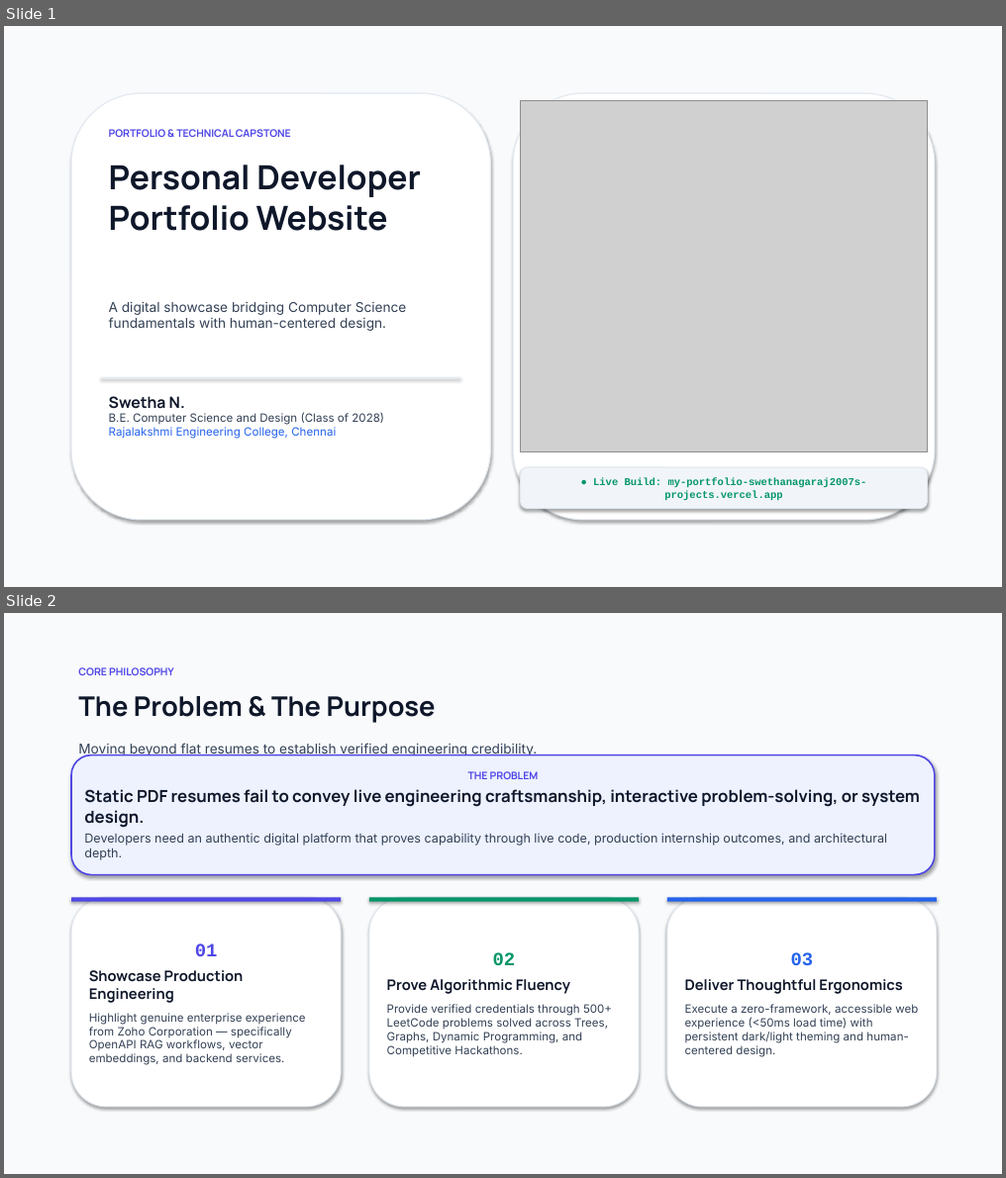
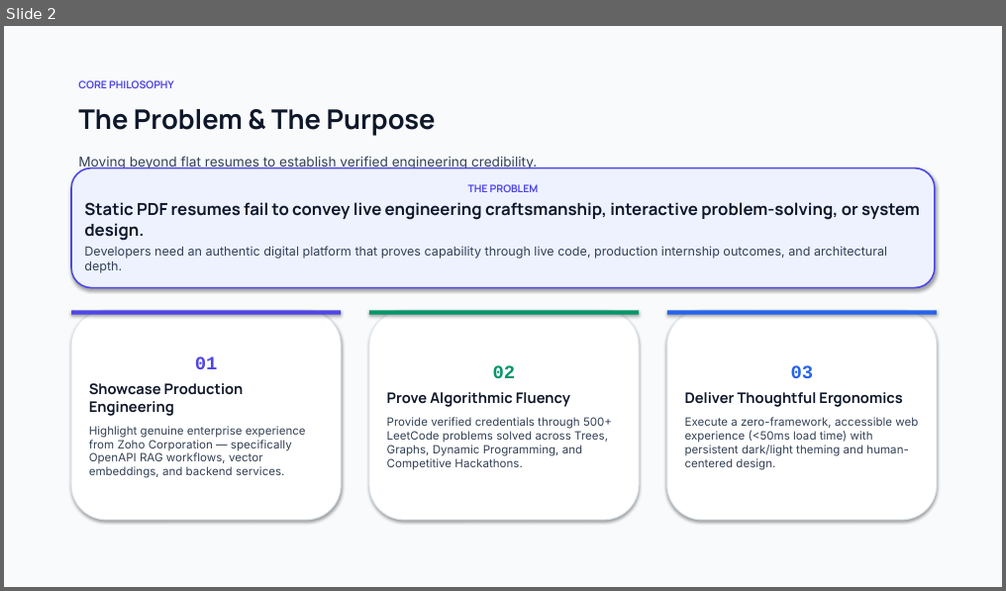
Before and after one commit to swethanagaraj2007/my_portfolio, a slide deck: presentation/Swetha_Portfolio_Presentation.pptx. Shown one above the other, each under a label of ours: slides 1 and 2 before the commit, slide 2 after it. The pictures are 1006x1178 and 1006x591 pixels, drawn with LibreOffice and Linux fonts; fonts in the diff are those of the drawing; grey boxes stand for pictures. Boxes give left, top, right and bottom in pixels: in the first picture for what was removed or moved away, otherwise in the second. Text is boxed around its words. In the diff, an @@ line names an element or a change of style, - is before the commit and + after.

Commit message:
Refine presentation deck: remove cover screenshot, add dedicated Thank You slide, upgrade to architectural light theme

```diff
--- a/presentation/Swetha_Portfolio_Presentation.pptx
+++ b/presentation/Swetha_Portfolio_Presentation.pptx
@@ slide 1 removed at (x1=4, y1=26, x2=1002, y2=587), background #FFFFFF @@
@@ rectangle removed at (x1=4, y1=26, x2=1002, y2=587) @@
@@ rounded rectangle removed at (x1=71, y1=93, x2=491, y2=520) @@
@@ rounded rectangle removed at (x1=513, y1=93, x2=935, y2=520) @@
@@ picture removed at (x1=521, y1=101, x2=927, y2=453) @@
@@ text removed at (x1=109, y1=129, x2=291, y2=137) @@
-PORTFOLIO & TECHNICAL CAPSTONE
@@ text removed at (x1=109, y1=165, x2=421, y2=231) @@
-Personal Developer
-Portfolio Website
@@ text removed at (x1=109, y1=302, x2=407, y2=331) @@
-A digital showcase bridging Computer Science fundamentals with human-centered design.
@@ rectangle removed at (x1=101, y1=377, x2=460, y2=379) @@
@@ text removed at (x1=109, y1=396, x2=384, y2=439) @@
-Swetha N.
-B.E. Computer Science and Design (Class of 2028)
-Rajalakshmi Engineering College, Chennai
@@ rounded rectangle removed at (x1=521, y1=468, x2=927, y2=509) @@
-● Live Build: my-portfolio-swethanagaraj2007s-projects.vercel.app
```
Also in this commit, not shown: 1 slide changed, 2 slides added, 4 other files.
